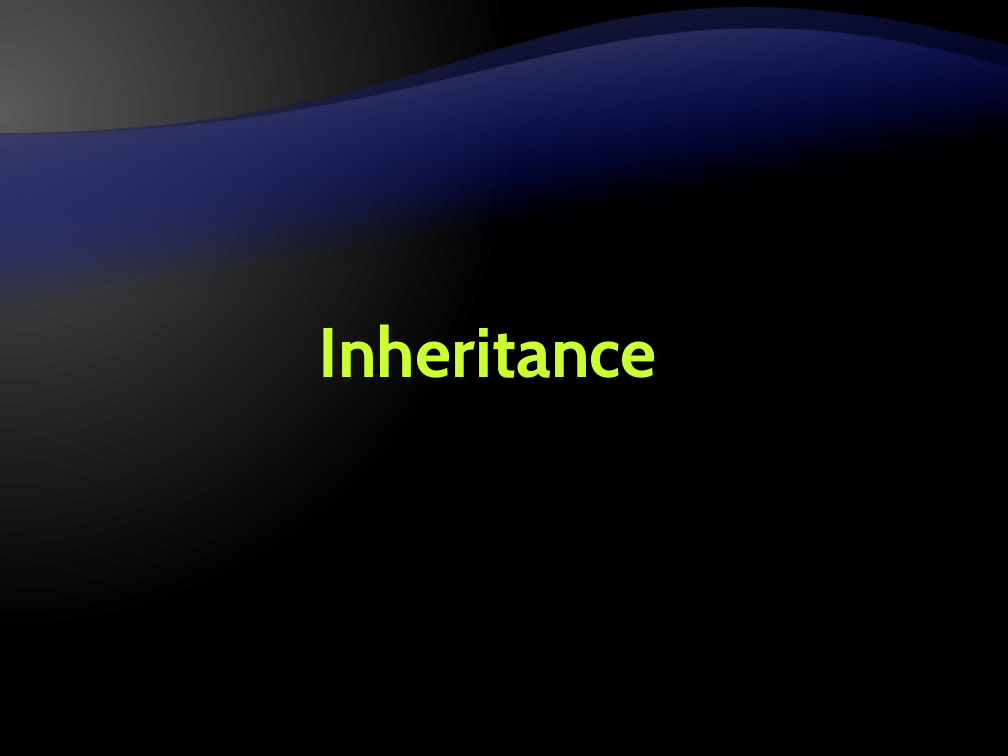
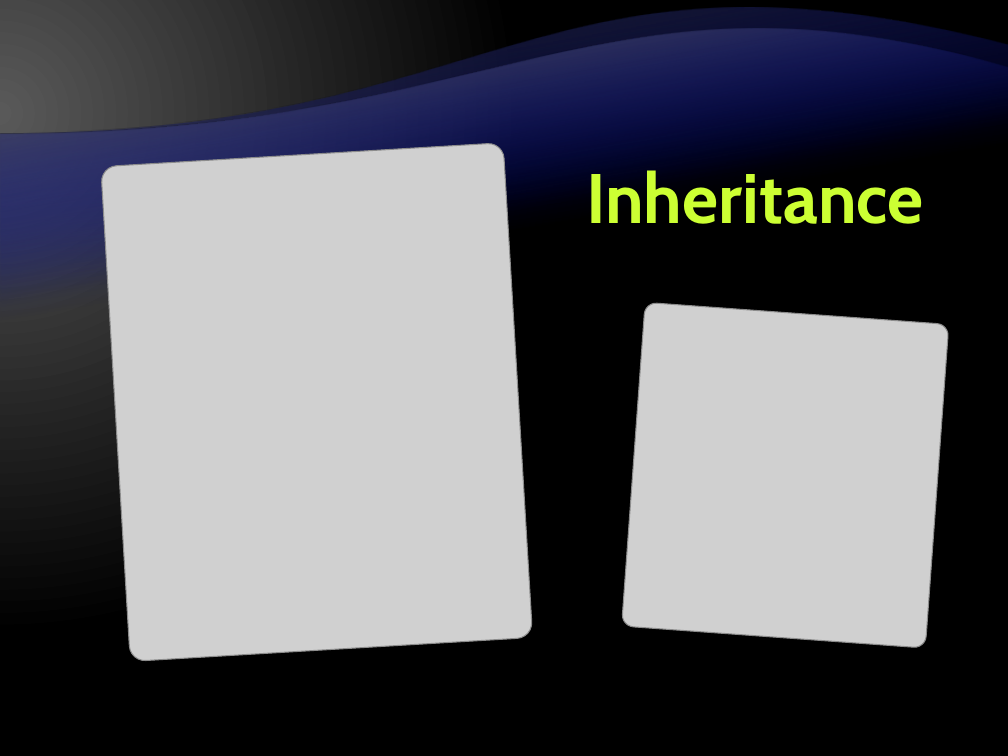
Before and after one commit to Graveheart/aspnetcourse, a slide deck: slide 77 of lectures/4. Object-Oriented Programming with CSharp.pptx. Drawn at 1008x756 pixels with LibreOffice and Linux fonts; fonts in the diff are those of the drawing; grey boxes stand for pictures; background and template pictures are left out. Boxes give left, top, right and bottom in pixels: in the first picture for what was removed or moved away, otherwise in the second. Text is boxed around its words. In the diff, an @@ line names an element or a change of style, - is before the commit and + after.

```diff
--- a/lectures/4. Object-Oriented Programming with CSharp.pptx
+++ b/lectures/4. Object-Oriented Programming with CSharp.pptx
@@ picture added at [101,143,532,662] @@
@@ title "Inheritance" rewrapped from [319,324,657,378] to [586,164,924,224] @@
@@ picture added at [622,303,949,649] @@
```
Also in this commit, not shown: 28 other slides changed, 1 slide added.
